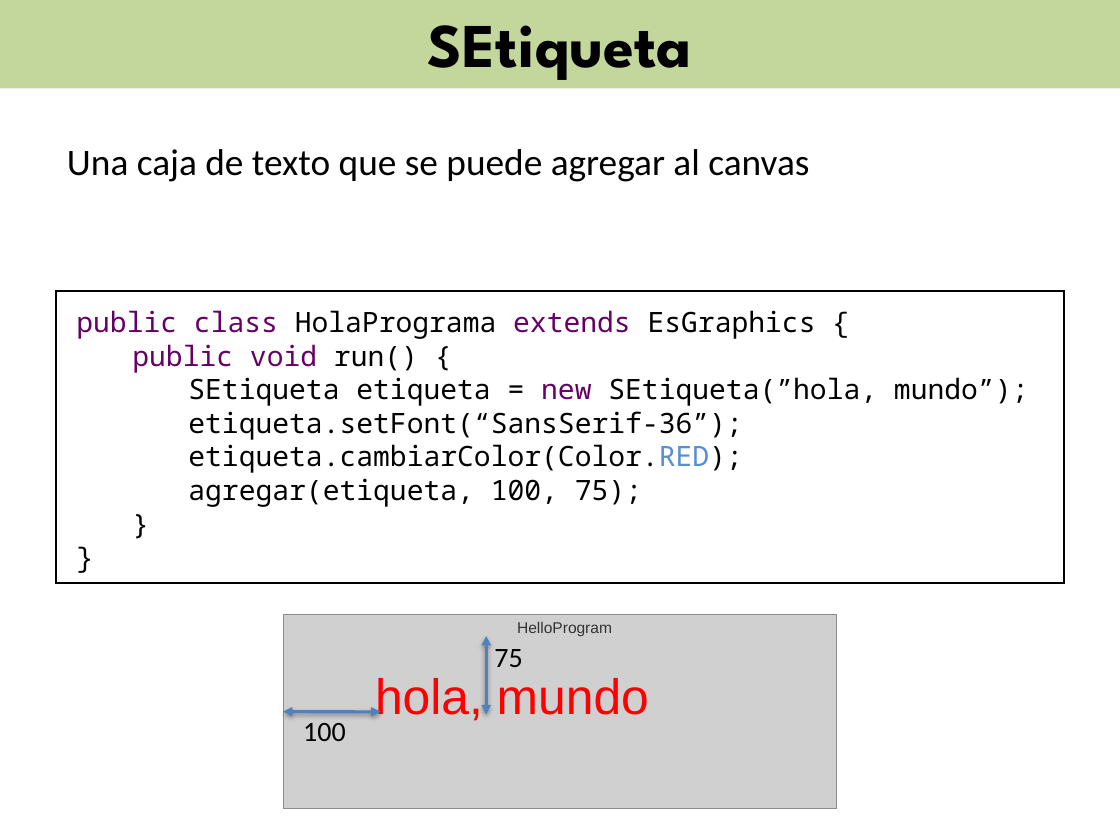
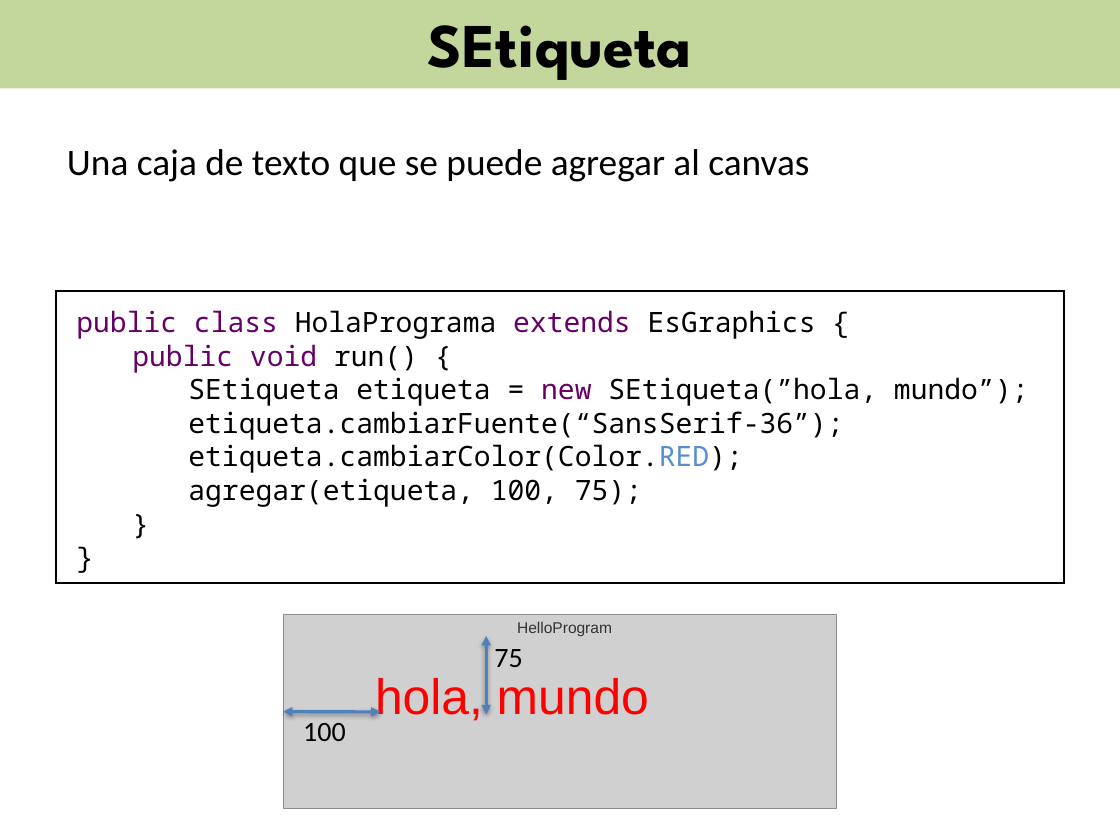
Before and after one commit to csbridge/csbridge2019uniandes, a slide deck: slide 16 of docs/slides/Graphics.pptx. Drawn at 1120x840 pixels with LibreOffice and Linux fonts; fonts in the diff are those of the drawing; grey boxes stand for pictures. Boxes give left, top, right and bottom in pixels: in the first picture for what was removed or moved away, otherwise in the second. Text is boxed around its words. In the diff, an @@ line names an element or a change of style, - is before the commit and + after.

```diff
--- a/docs/slides/Graphics.pptx
+++ b/docs/slides/Graphics.pptx
@@ text at <box>188,411,843,440</box>: text changed @@
-  etiqueta.setFont(“SansSerif-36”);
+  etiqueta.cambiarFuente(“SansSerif-36”);
```
Also in this commit, not shown: 3 other slides changed, 1 other file.
